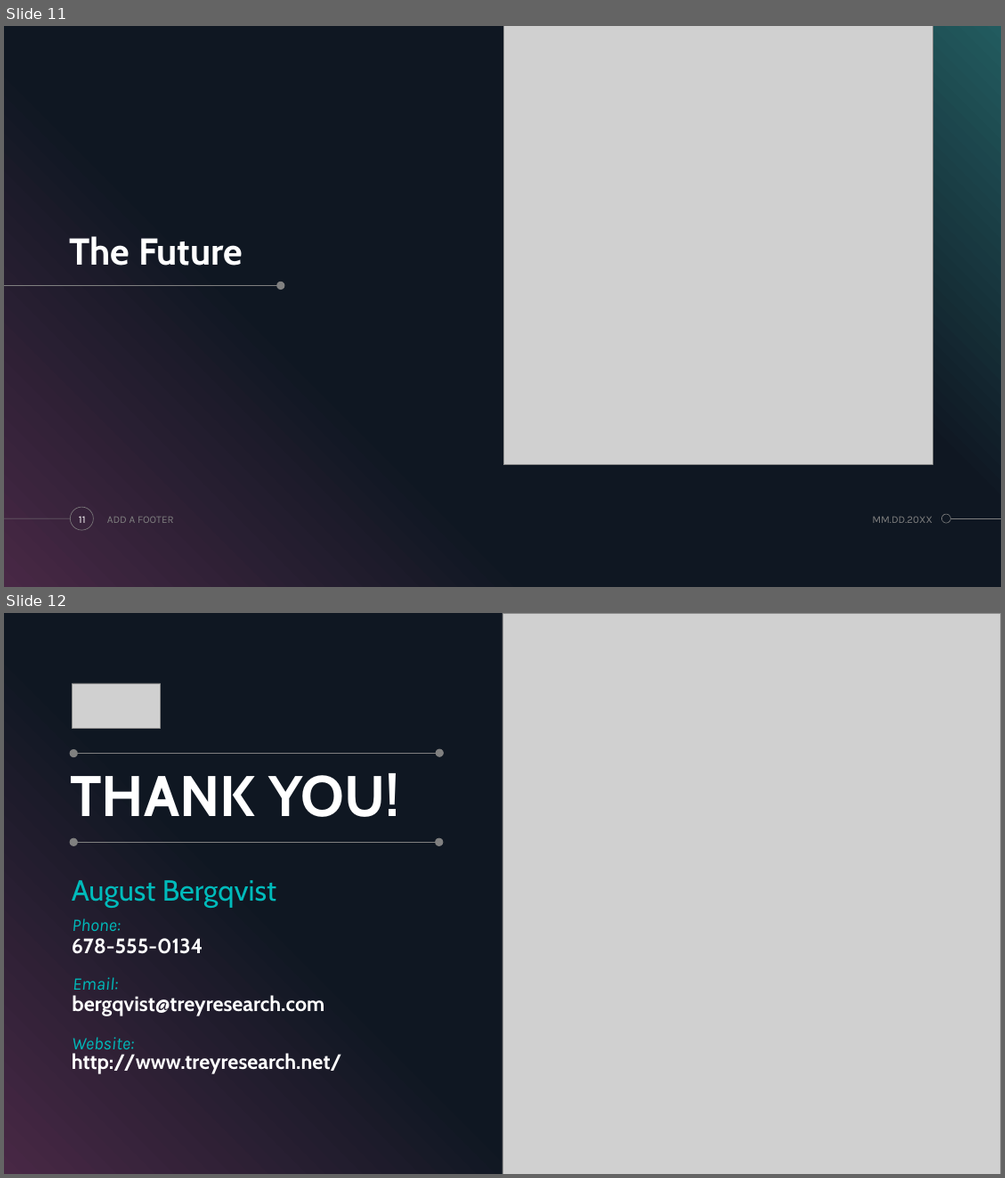
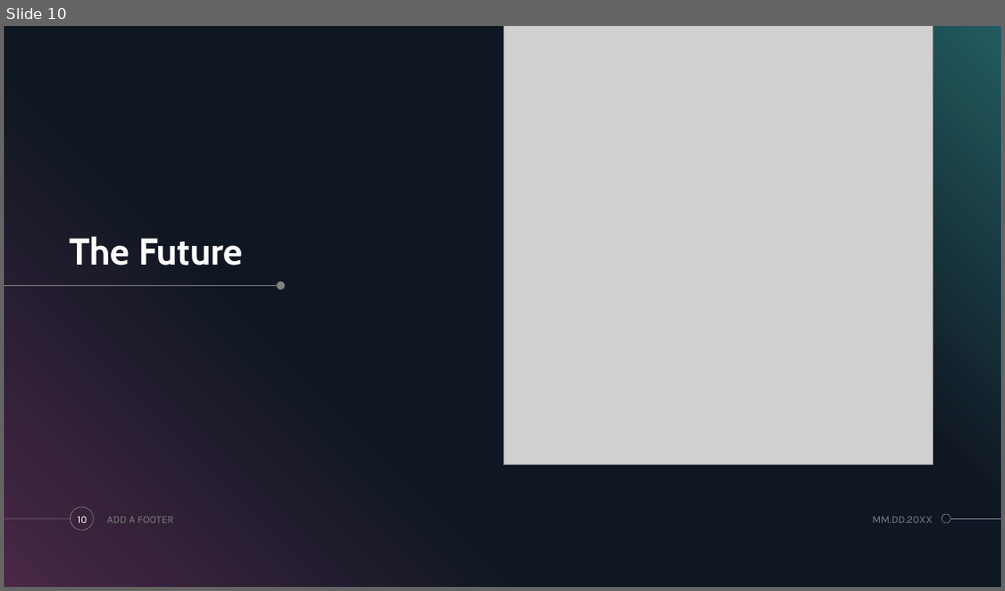
Before and after one commit to LiuWenJia-ops/PresentationInCam, a slide deck: LSY/LSY.pptx. Shown one above the other, each under a label of ours: slides 11 and 12 before the commit, slide 10 after it. The pictures are 1005x1178 and 1005x591 pixels, drawn with LibreOffice and Linux fonts; fonts in the diff are those of the drawing; grey boxes stand for pictures. Boxes give left, top, right and bottom in pixels: in the first picture for what was removed or moved away, otherwise in the second. Text is boxed around its words. In the diff, an @@ line names an element or a change of style, - is before the commit and + after.

```diff
--- a/LSY/LSY.pptx
+++ b/LSY/LSY.pptx
@@ slide 12 removed at (4, 613, 1001, 1174), background #000000; not listed: 4 template elements that a slide beside it also shows @@
@@ picture removed at (502, 613, 1001, 1174) @@
@@ picture removed at (72, 683, 161, 728) @@
@@ ellipse removed at (70, 749, 78, 757) @@
@@ line removed from (437, 753) to (76, 753) @@
@@ ellipse removed at (436, 749, 444, 757) @@
@@ title removed at (70, 773, 399, 817) @@
-THANK YOU!
@@ ellipse removed at (70, 838, 78, 846) @@
@@ line removed from (437, 842) to (76, 842) @@
@@ ellipse removed at (435, 838, 443, 846) @@
@@ text removed at (72, 880, 276, 908) @@
-August Bergqvist
@@ text removed at (72, 918, 121, 931) @@
-Phone:
@@ text removed at (72, 938, 203, 954) @@
-678-555-0134
@@ text removed at (73, 977, 118, 989) @@
-Email:
@@ text removed at (72, 995, 324, 1016) @@
-bergqvist@treyresearch.com
@@ text removed at (72, 1037, 134, 1054) @@
-Website:
@@ text removed at (72, 1053, 342, 1074) @@
-http://www.treyresearch.net/
@@ what was slide 11 is now slide 10 @@
@@ page number at (77, 516, 87, 523): text changed @@
-11
+10
```
Also in this commit, not shown: 1 slide changed, 2 slides added, 2 other slides removed, 1 other file.
